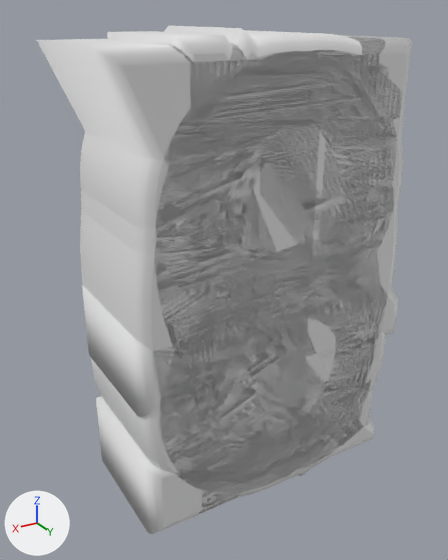
One commit to the Blender file 3d-models/Numbers.blend: the scene before it, then after it.
Both versions are drawn from a 50 mm camera at (0.767, 0.804, 0.735) aimed at (0.28, -0.008, 0.329). Every picture has the same lights, and +X, +Y and +Z are marked at lower left.

The scene before the commit, as lines of its bpy script (objects in view):
```python
ob_number0 = bpy.data.objects.new('Number0', txt_xsd)
ob_number0.location = (0.0, 0.0, 0.0)
ob_number0.rotation_euler = (1.571, 0.0, 0.0)  # degrees (90, 0, 0)
ob_number1 = bpy.data.objects.new('Number1', txt_xsd_001)
ob_number1.location = (0.0, 0.0, 0.0)
ob_number1.rotation_euler = (1.571, 0.0, 0.0)  # degrees (90, 0, 0)
ob_number2 = bpy.data.objects.new('Number2', txt_xsd_002)
ob_number2.location = (0.0, 0.0, 0.0)
ob_number2.rotation_euler = (1.571, 0.0, 0.0)  # degrees (90, 0, 0)
ob_number3 = bpy.data.objects.new('Number3', txt_xsd_003)
ob_number3.location = (0.0, 0.0, 0.0)
ob_number3.rotation_euler = (1.571, 0.0, 0.0)  # degrees (90, 0, 0)
ob_number4 = bpy.data.objects.new('Number4', txt_xsd_004)
ob_number4.location = (0.0, 0.0, 0.0)
ob_number4.rotation_euler = (1.571, 0.0, 0.0)  # degrees (90, 0, 0)
ob_number5 = bpy.data.objects.new('Number5', txt_xsd_005)
ob_number5.location = (0.0, 0.0, 0.0)
ob_number5.rotation_euler = (1.571, 0.0, 0.0)  # degrees (90, 0, 0)
ob_number6 = bpy.data.objects.new('Number6', txt_xsd_006)
ob_number6.location = (0.0, 0.0, 0.0)
ob_number6.rotation_euler = (1.571, 0.0, 0.0)  # degrees (90, 0, 0)
ob_number7 = bpy.data.objects.new('Number7', txt_xsd_007)
ob_number7.location = (0.0, 0.0, 0.0)
ob_number7.rotation_euler = (1.571, 0.0, 0.0)  # degrees (90, 0, 0)
ob_number9 = bpy.data.objects.new('Number9', txt_xsd_009)
ob_number9.location = (0.0, 0.0, 0.0)
ob_number9.rotation_euler = (1.571, 0.0, 0.0)  # degrees (90, 0, 0)
# also in view: 'Number8' at (0.25, 0.0, 0.341)
```
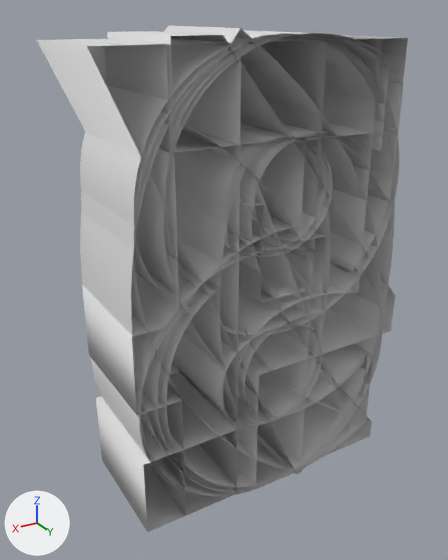
Changed parts and their boxes (x1, y1, x2, y2) in the pictures (448 x 560 px):
```json
{"object": "Number8", "change": "reshaped", "before": [80, 32, 394, 493], "after": [80, 32, 394, 496]}
{"object": "Number0", "change": "reshaped", "before": [80, 32, 398, 489], "after": [80, 32, 395, 492]}
{"object": "Number2", "change": "reshaped", "before": [96, 30, 407, 534], "after": [96, 30, 403, 532]}
{"object": "Number4", "change": "reshaped", "before": [82, 31, 398, 515], "after": [82, 31, 395, 516]}
{"object": "Number7", "change": "reshaped", "before": [37, 35, 411, 476], "after": [37, 35, 408, 475]}
{"object": "Number5", "change": "reshaped", "before": [115, 37, 385, 485], "after": [104, 37, 382, 488]}
{"object": "Number6", "change": "reshaped", "before": [160, 26, 380, 497], "after": [133, 26, 381, 496]}
{"object": "Number9", "change": "reshaped", "before": [81, 32, 403, 475], "after": [81, 32, 399, 473]}
{"object": "Number1", "change": "reshaped", "before": [253, 57, 323, 486], "after": [179, 38, 327, 494]}
{"object": "Number3", "change": "reshaped", "before": [185, 30, 389, 484], "after": [150, 30, 390, 487]}
```

The change, as JSON lines over the scene's bpy script:
```json
{"op": "add", "block": "txt_xsd", "code": "txt_xsd.fill_mode = 'FRONT'"}
{"op": "add", "block": "txt_xsd_001", "code": "txt_xsd_001.fill_mode = 'FRONT'"}
{"op": "add", "block": "txt_xsd_002", "code": "txt_xsd_002.fill_mode = 'FRONT'"}
{"op": "add", "block": "txt_xsd_003", "code": "txt_xsd_003.fill_mode = 'FRONT'"}
{"op": "add", "block": "txt_xsd_004", "code": "txt_xsd_004.fill_mode = 'FRONT'"}
{"op": "add", "block": "txt_xsd_005", "code": "txt_xsd_005.fill_mode = 'FRONT'"}
{"op": "add", "block": "txt_xsd_006", "code": "txt_xsd_006.fill_mode = 'FRONT'"}
{"op": "add", "block": "txt_xsd_007", "code": "txt_xsd_007.fill_mode = 'FRONT'"}
{"op": "add", "block": "txt_xsd_008", "code": "txt_xsd_008.fill_mode = 'FRONT'"}
{"op": "add", "block": "txt_xsd_009", "code": "txt_xsd_009.fill_mode = 'FRONT'"}
```
